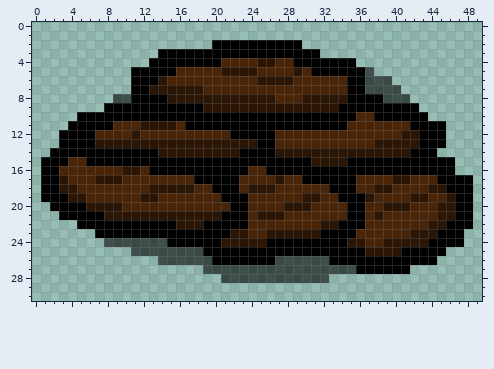
Edited in one commit: pixel-art sprite (imgs/ing_burgpatty.png). Above: the version before the commit.
The file is 50x50 pixels. Shown: x 0..49, y 0..30.
Once edited:
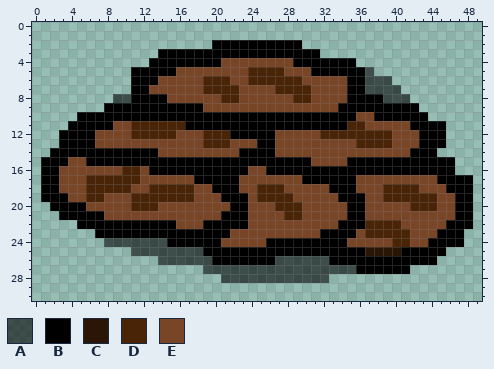
Palette (. is transparent): A #00000096  B #000000  C #2b1504  D #492407  E #794527
Change:
y 4: x 21..28 DDDDCCDD -> EEEEEEEE
y 5: x 16..24 DDDDDCCCC -> EEEEEEEED; x 28..30 DCD -> EEE
y 6: x 14..18 CDDDD -> EEEEE; x 22..23 DD -> EE; x 25..28 CCCC -> DDDD; x 30..34 DDDDD -> EEEEE
y 7: x 13..18 CCCCCC -> EEEEEE; x 23..26 DDDD -> EEEE; x 31..34 DDDD -> EEEE
y 8: x 15..28 CCCCCCCCCCCCDD -> EEEEEEDDEEEEEE; x 30..34 CCCCC -> DEEEE
y 9: x 19..33 CCCCCCCCCCCCCCC -> EEEEEEEEEEEEEEE
y 10: x 36..37 DD -> EE
y 11: x 9..10 DD -> EE; x 12..15 CCCC -> DDDD; x 37..41 DDDDD -> EEEEE
y 12: x 7..11 DDDDC -> EEEED; x 16..18 DDD -> EEE; x 27..31 DDDDD -> EEEEE; x 40..42 DCC -> EEE
y 13: x 7..24 CCCCCCCCCCCCCCCCCC -> EEEEEEEEEEEEDDDEEE; x 27..35 DDDDDDDDD -> EEEEEEEEE; x 38..42 CCCCC -> DDEEE
y 14: x 14..22 CCCCCCCCC -> EEEEEEEEE; x 27..41 CCCCCCCCCCCCCCC -> EEEEEEEEEEEEEEE
y 15: x 4..5 DD -> EE; x 31..34 CCCC -> EEEE
y 16: x 3..12 DDDDDDDCCD -> EEEEEEEDDE; x 24..25 DD -> EE
y 17: x 3..5 CDD -> EEE; x 7..9 CCC -> DDD; x 12..17 DDDDDD -> EEEEEE; x 23..29 DDDDCDD -> EEEEEEE; x 36..44 DDDDCCDDD -> EEEEEEEEE
y 18: x 3..5 CCD -> EEE; x 11..19 DDCCCCCDD -> EEDDDDDEE; x 23..26 DCCC -> EEDD; x 28..32 DDDDD -> EEEEE; x 36..39 DDCC -> EEED; x 43..45 DCC -> EEE
y 19: x 4..5 CC -> EE; x 8..10 DDD -> EEE; x 12..13 CC -> DD; x 18..20 DDD -> EEE; x 24 D -> E; x 29..33 DCCDD -> EEEEE; x 37..38 CD -> EE; x 42..43 CC -> DD; x 45..46 DC -> EE
y 20: x 6..10 CCCCD -> EEEEE; x 14..21 DDDDDDDD -> EEEEEEEE; x 24..26 DDD -> EEE; x 28..34 CCCDDDD -> DDEEEEE; x 37..41 DDCCC -> EEEEE; x 45..46 CC -> EE
y 21: x 8..20 CCCCCCCCCCCCC -> EEEEEEEEEEEEE; x 24..27 DCCC -> EEEE; x 30..34 DDDDD -> EEEEE; x 37..46 DCDDDDDDCC -> EEEEEEEEEE
y 22: x 16..18 CCC -> EEE; x 24..33 DDDDDDDDCC -> EEEEEEEEEE; x 41..45 DDDCC -> EEEEE
y 23: x 22..31 CCDDCCCCCC -> EEEEEEEEEE; x 36 D -> E; x 42..44 CCC -> EEE
y 24: x 21..25 CCCCC -> EEEEE; x 35..43 CCDDCCCCC -> EEEEEDDEE
Where, in picture pixels (left, top, right, bottom), the same in both pictures:
changed: (59, 58, 455, 247)
